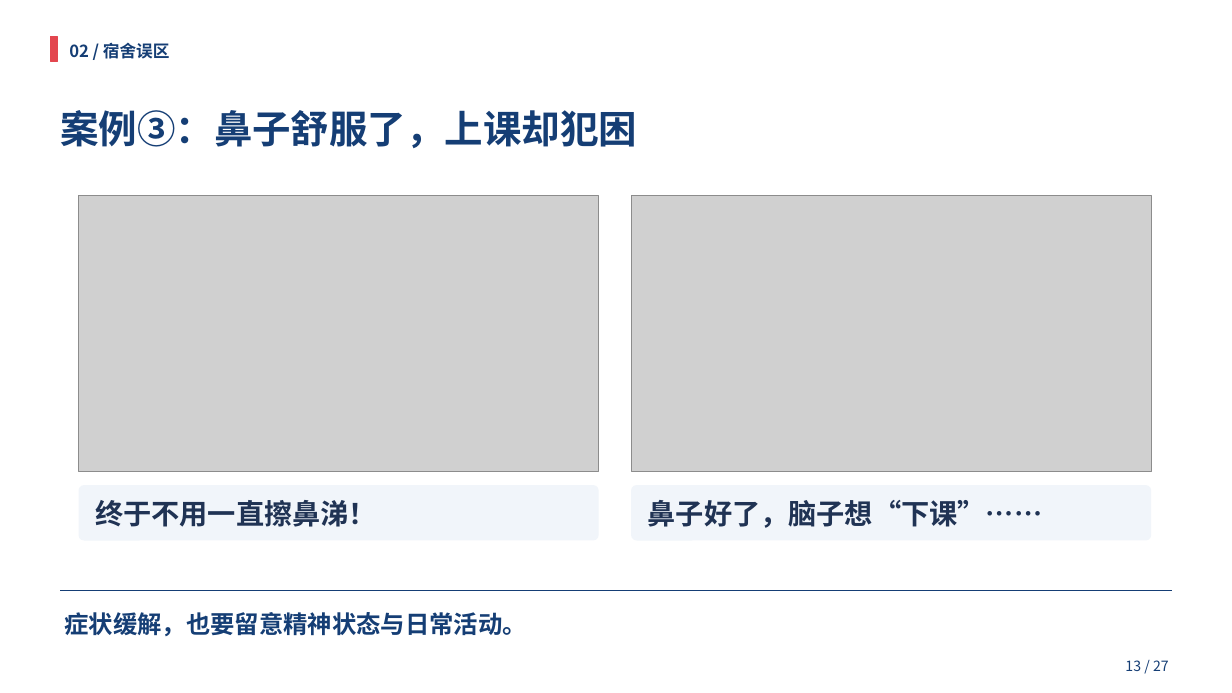
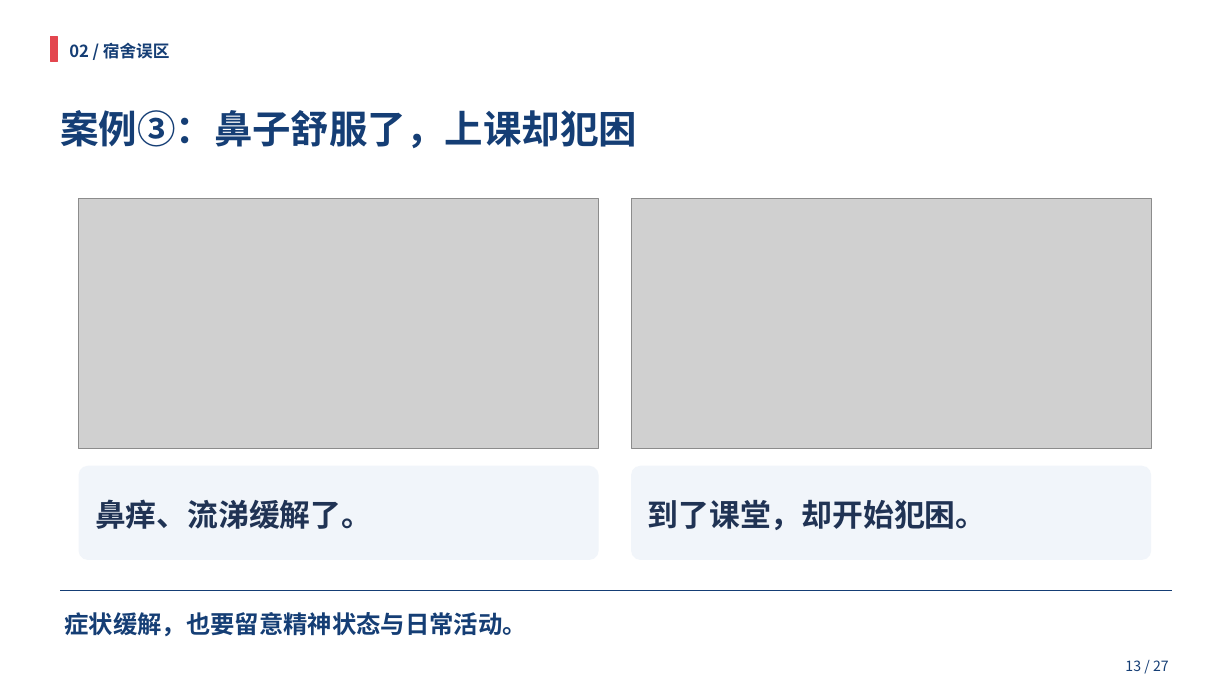
Before and after one commit to HOU-snowyfly/PPTbuilder, a slide deck: slide 13 of 交付文件/合理用药_双人35分钟.pptx. Drawn at 1232x693 pixels with LibreOffice and Linux fonts; fonts in the diff are those of the drawing; grey boxes stand for pictures. Boxes give left, top, right and bottom in pixels: in the first picture for what was removed or moved away, otherwise in the second. Text is boxed around its words. In the diff, an @@ line names an element or a change of style, - is before the commit and + after.

```diff
--- a/交付文件/合理用药_双人35分钟.pptx
+++ b/交付文件/合理用药_双人35分钟.pptx
@@ picture: place and size @@
-picture at (79, 196, 599, 471)
+picture at (79, 199, 599, 448)
@@ picture: place and size @@
-picture at (631, 196, 1152, 471)
+picture at (631, 199, 1152, 448)
@@ rounded rectangle: place and size @@
-rounded rectangle at (79, 485, 599, 541)
+rounded rectangle at (79, 466, 599, 560)
@@ rounded rectangle: place and size @@
-rounded rectangle at (631, 485, 1152, 541)
+rounded rectangle at (631, 466, 1152, 560)
@@ text at (95, 499, 372, 529): text changed; size 22 to 24 pt @@
-终于不用一直擦鼻涕！
+鼻痒、流涕缓解了。
@@ text at (648, 500, 987, 530): text changed; size 22 to 24 pt @@
-鼻子好了，脑子想“下课”……
+到了课堂，却开始犯困。
```
Also in this commit, not shown: 22 other slides changed, 1 slide added, 1 other file.
